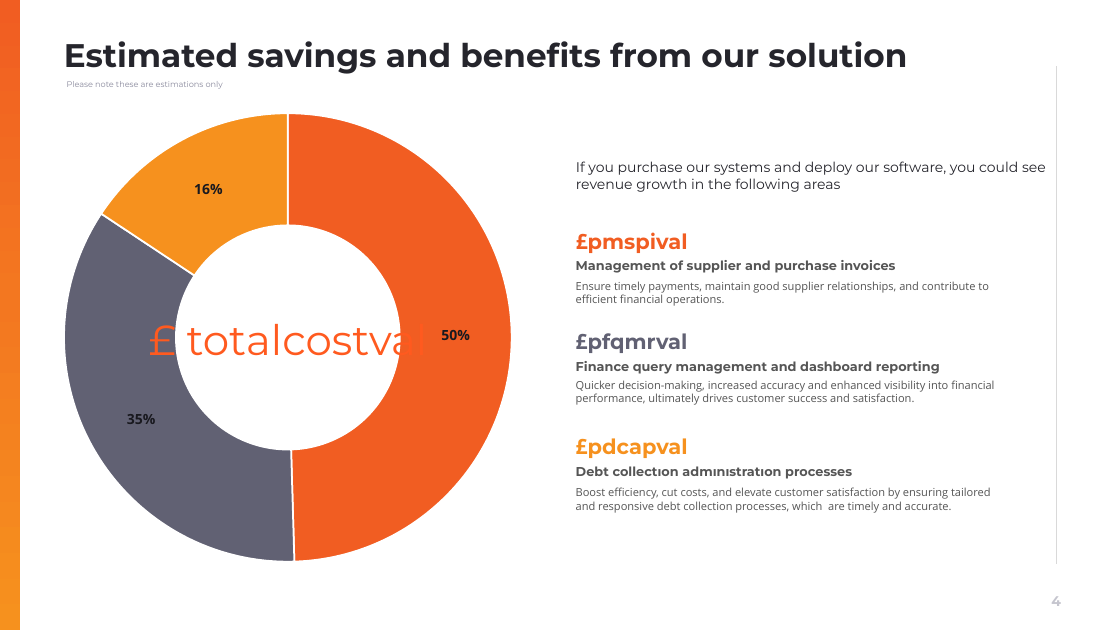
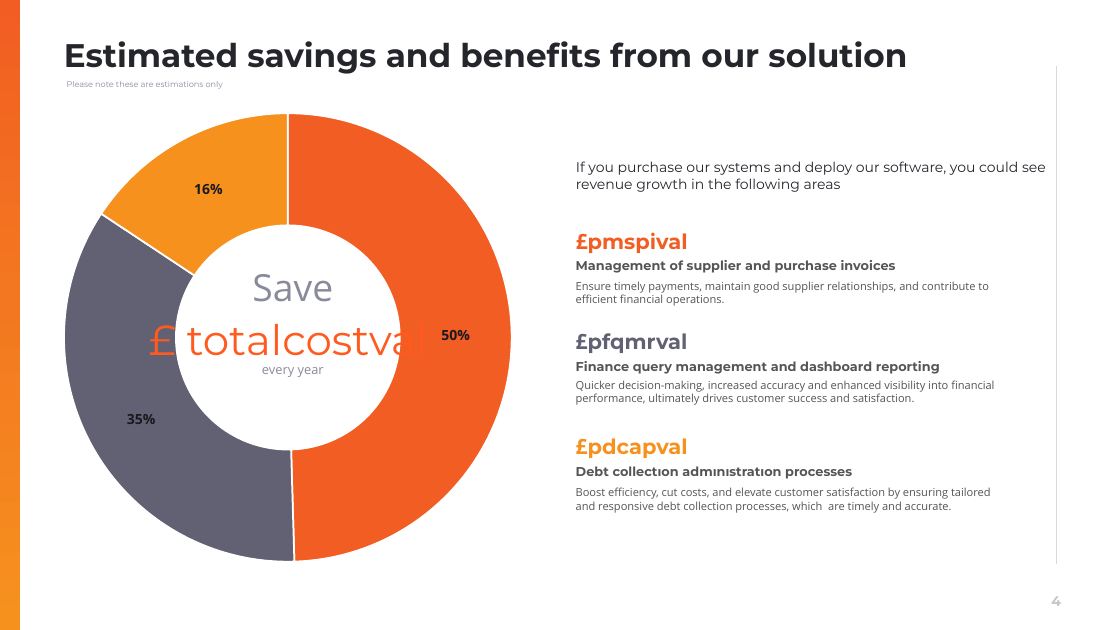
Before and after one commit to muratozdemirpiblo/ppt-api, a slide deck: slide 4 of client.pptx. Drawn at 1120x630 pixels with LibreOffice and Linux fonts; fonts in the diff are those of the drawing; background and template pictures are left out. Boxes give left, top, right and bottom in pixels: in the first picture for what was removed or moved away, otherwise in the second. Text is boxed around its words. In the diff, an @@ line names an element or a change of style, - is before the commit and + after.

```diff
--- a/client.pptx
+++ b/client.pptx
@@ text added at [252, 274, 333, 302], 32 pt, text #8A8A9D @@
+Save
@@ text added at [262, 367, 324, 377], 11 pt, text #8A8A9D @@
+every year
```
Also in this commit, not shown: 1 other slide changed, 1 other file.
